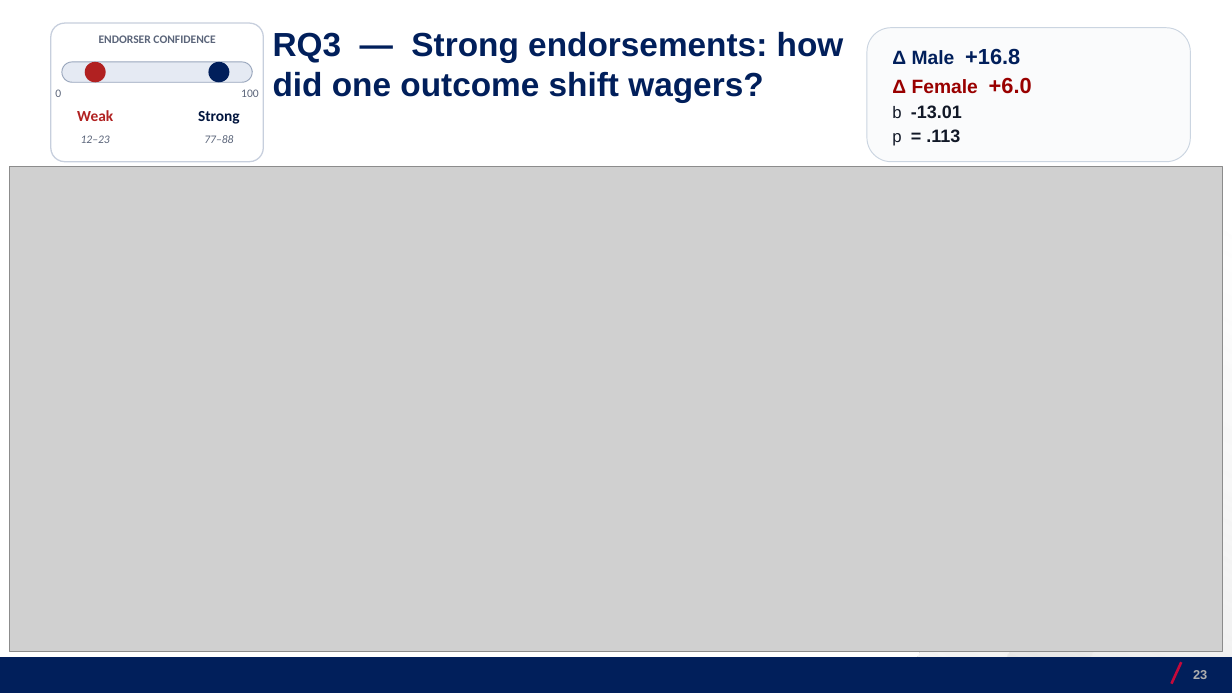
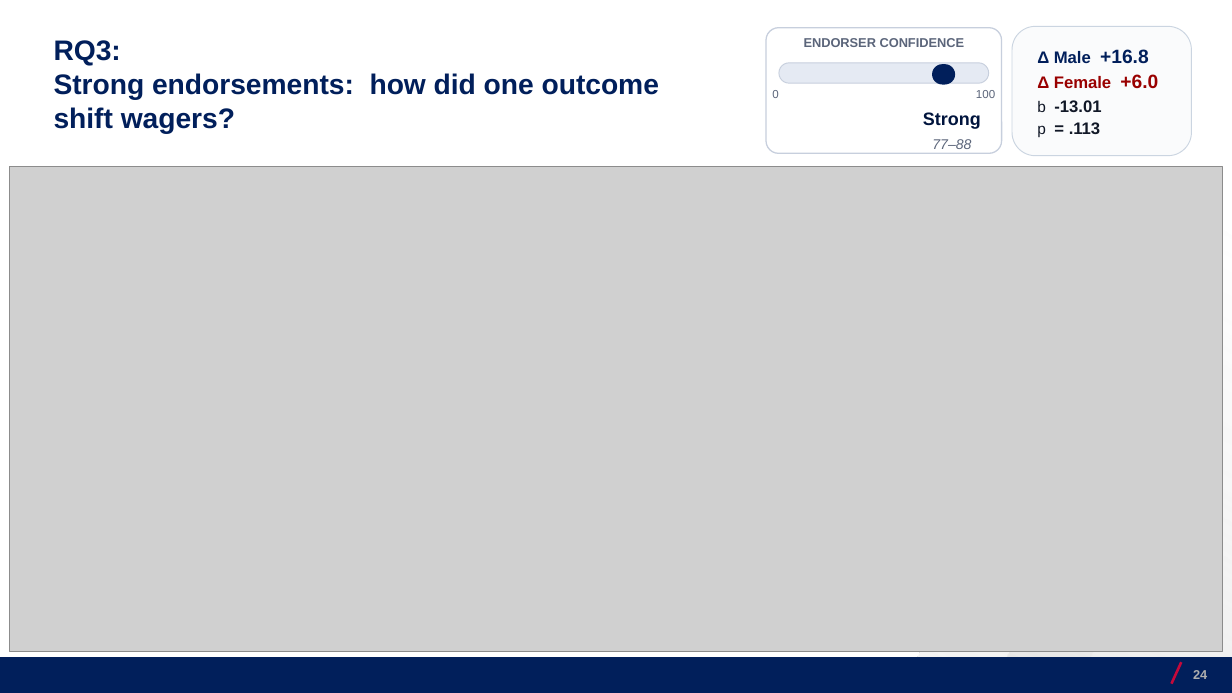
Before and after one commit to josecerv/sponsorship-network, a slide deck: slide 24 of docs/UChicago-0410.pptx (slide 23 before the commit). Drawn at 1232x693 pixels with LibreOffice and Linux fonts; fonts in the diff are those of the drawing; grey boxes stand for pictures; background and template pictures are left out. Boxes give left, top, right and bottom in pixels: in the first picture for what was removed or moved away, otherwise in the second. Text is boxed around its words. In the diff, an @@ line names an element or a change of style, - is before the commit and + after.

```diff
--- a/docs/UChicago-0410.pptx
+++ b/docs/UChicago-0410.pptx
@@ rounded rectangle: place and size @@
-rounded rectangle at [51,23,263,162]
+rounded rectangle at [766,28,1002,153]
@@ rounded rectangle "Δ Male +16.8": place and size @@
-rounded rectangle "Δ Male +16.8" at [867,28,1190,162]
+rounded rectangle "Δ Male +16.8" at [1012,27,1191,156]
@@ rounded rectangle "Δ Male +16.8" at [1012,27,1191,156]: size 15 to 13 pt in "Δ Male", "Δ Female"; size 17 to 15 pt in "+16.8", "+6.0"; size 13 to 12 pt in "b", "p"; size 14 to 13 pt in "-13.01", "= .113" @@
@@ text at [54,40,659,134]: text changed; size 26 to 22 pt @@
-RQ3 — Strong endorsements: how did one outcome shift wagers?
+RQ3:
+Strong endorsements: how did one outcome shift wagers?
@@ text "ENDORSER CONFIDENCE": place and size @@
-text "ENDORSER CONFIDENCE" at [99,35,215,43]
+text "ENDORSER CONFIDENCE" at [804,38,965,47]
@@ text "ENDORSER CONFIDENCE" at [804,38,965,47]: size 9 to 10 pt, font Calibri to Arial @@
@@ rounded rectangle removed at [209,62,230,82] @@
@@ text "0": place and size @@
-text "0" at [55,89,61,97]
+text "0" at [772,90,778,98]
@@ text "0" at [772,90,778,98]: font Calibri to Arial @@
@@ rounded rectangle: place and size @@
-rounded rectangle at [62,62,252,82]
+rounded rectangle at [779,63,989,83]
@@ rounded rectangle at [779,63,989,83]: outline #9AA7BD 0.75 pt to #C7CFDD 0.75 pt @@
@@ rounded rectangle: place and size @@
-rounded rectangle at [85,62,106,82]
+rounded rectangle at [933,64,956,84]
@@ rounded rectangle at [933,64,956,84]: fill #B12121 to #011F5B @@
@@ text "100" at [976,90,995,98]: font Calibri to Arial @@
@@ text "100": place and size @@
-text "100" at [241,89,259,97]
+text "100" at [976,90,995,98]
@@ text removed at [77,110,113,121] @@
-Weak
@@ text "Strong": place and size @@
-text "Strong" at [198,111,240,124]
+text "Strong" at [923,112,981,129]
@@ text "Strong" at [923,112,981,129]: size 12 to 14 pt, font Calibri to Arial @@
@@ text removed at [81,135,110,143] @@
-12–23
@@ text "77–88": place and size @@
-text "77–88" at [204,135,233,143]
+text "77–88" at [932,139,971,149]
@@ text "77–88" at [932,139,971,149]: size 9 to 11 pt, font Calibri to Arial @@
@@ page number at [1193,670,1207,679]: text changed @@
-23
+24
```
Also in this commit, not shown: 14 other slides changed, 2 slides added, 2 slides removed, 18 other files.
